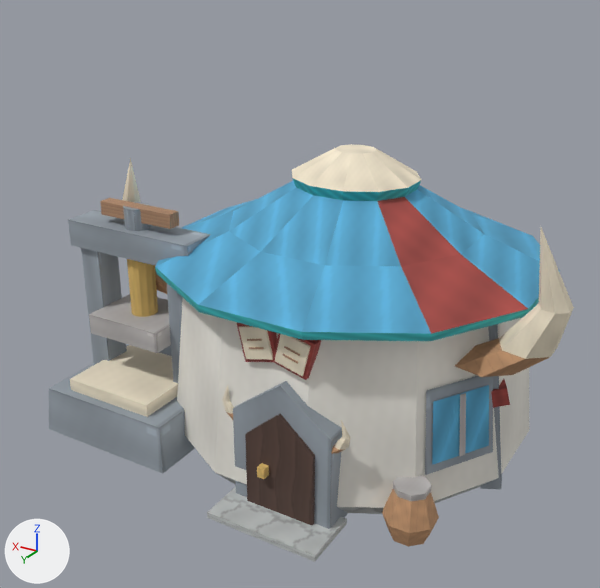
An edit to the glTF model Assets/GodSim/Art/Models/Buildings/Orc/LearningHealth/bld_orc_printworks_future_v0.glb, drawn before and after from the same camera.
Before and after are seen from a camera (50 mm lens) standing at (-1.35, 2.14, 1.56) and looking at (-0.09, 0.03, 0.51). Arrows for +X, +Y and +Z are at lower left; the lights stay in place. The older version comes first. Vertices at exactly the same position are counted once.

The scene before the commit, as lines of its bpy script (objects in view):
```python
me_lod0 = bpy.data.meshes.new('LOD0')
me_lod0.from_pydata(...)  # 500 vertices, 724 faces; spans x -0.96..0.65, y -0.7..0.58, z 0.0..0.96
me_lod0.materials.append(mat_godsim_buildings)
ob_lod0 = bpy.data.objects.new('LOD0', me_lod0)
ob_lod0.location = (0.0, 0.0, 0.0)
```
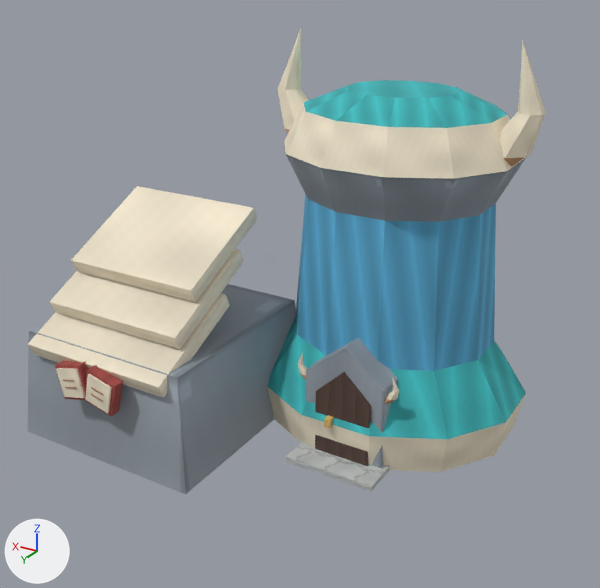
What differs and where, as boxes [x1, y1, x2, y2] in the pictures (600 x 588 px; the box of a moved part takes in the faces that stretch with it):
'LOD0', reshaped (11% taller)
    before: [49, 144, 574, 562]
    after: [28, 29, 546, 494]
part 1 of me_lod0, moved or reshaped
    before: [331, 420, 351, 454]
    after: [500, 40, 546, 167]
part 2 of me_lod0, moved or reshaped
    before: [455, 228, 574, 377]
    after: [384, 377, 399, 404]
part 3 of me_lod0, moved or reshaped
    before: [207, 487, 347, 562]
    after: [286, 441, 390, 491]
part 4 of me_lod0, moved or reshaped
    before: [245, 414, 315, 525]
    after: [306, 338, 398, 468]
part 5 of me_lod0, moved or reshaped
    before: [233, 381, 348, 529]
    after: [315, 372, 371, 466]
part 6 of me_lod0, moved or reshaped
    before: [257, 463, 269, 479]
    after: [324, 415, 334, 429]
part 7 of me_lod0, moved or reshaped
    before: [222, 385, 234, 420]
    after: [298, 353, 307, 380]
part 8 of me_lod0, added
    after: [278, 29, 308, 133]
part 9 of me_lod0, moved or reshaped
    before: [89, 294, 171, 353]
    after: [65, 387, 77, 389]
part 10 of me_lod0, moved or reshaped
    before: [70, 345, 178, 417]
    after: [63, 379, 74, 381]
part 11 of me_lod0, rebuilt (36% narrower)
    before: [155, 144, 560, 514]
    after: [267, 80, 526, 472]
part 12 of me_lod0, deleted
    before: [49, 158, 510, 547]
part 13 of me_lod0, added
    after: [28, 186, 296, 494]

What changed in the scene script:
```text
Change me_lod0:
    used by ob_lod0; location = (0.0, 0.0, 0.0)
    remove me_lod0.from_pydata(...)  # 500 vertices, 724 faces; spans x -0.96..0.65, y -0.7..0.58, z 0.0..0.96
    add me_lod0.from_pydata(...)  # 304 vertices, 456 faces; spans x -0.74..0.7, y -0.66..0.57, z 0.0..1.29
    me_lod0 part 1: the loose piece of 22 vertices spanning x -0.49..-0.41, y 0.41..0.46, z 0.27..0.38 is multiplied about its middle by the matrix ((3.489, -0.068, -0.001), (0.067, 3.471, -0.353), (0.008, 0.353, 3.472)), then moved by (-0.13, -0.71, 0.77)
    me_lod0 part 2: the loose piece of 22 vertices spanning x -0.96..-0.64, y 0.01..0.2, z 0.47..0.91 is scaled about its middle by (0.217, 0.21, 0.217), then moved by (0.35, -0.01, -0.39)
    me_lod0 part 3: the loose piece of 8 vertices spanning x -0.47..-0.1, y 0.4..0.58, z 0.0..0.02 is scaled about its middle by (0.853, 0.853, 0.932), then moved by (-0.02, -0.34, 0.0)
    me_lod0 part 4: the loose piece of 10 vertices spanning x -0.4..-0.17, y 0.46..0.48, z 0.0..0.35 is scaled about its middle by (1.24, 6.35, 1.16), then moved by (-0.02, -0.41, 0.03)
    me_lod0 part 5: the loose piece of 10 vertices spanning x -0.45..-0.12, y 0.32..0.46, z 0.0..0.44 is scaled about its middle by (0.589, 0.134, 0.745), then moved by (-0.02, -0.26, -0.06)
    me_lod0 part 6: the loose piece of 8 vertices spanning x -0.25..-0.23, y 0.48..0.5, z 0.14..0.17 is moved by (-0.03, -0.34, -0.01)
    me_lod0 part 7: the loose piece of 22 vertices spanning x -0.16..-0.08, y 0.41..0.46, z 0.27..0.38 is scaled about its middle by 0.853, then moved by (-0.04, -0.34, -0.03)
    me_lod0 part 8: the loose piece of 22 vertices spanning x -0.16..-0.08, y 0.41..0.46, z 0.27..0.38 is copied, and the copy is multiplied about its middle by the matrix ((3.489, 0.068, 0.001), (-0.067, 3.471, -0.353), (-0.008, 0.353, 3.472)), then moved by (0.14, -0.71, 0.77); it spans x -0.12..0.16, y -0.33..-0.16, z 0.9..1.29
    me_lod0 part 9: the loose piece of 8 vertices spanning x 0.26..0.54, y 0.11..0.34, z 0.34..0.41 is scaled about its middle by (0.167, 0.013, 0.0582), then moved by (0.02, 0.34, -0.1)
    me_lod0 part 10: the loose piece of 8 vertices spanning x 0.23..0.57, y 0.13..0.44, z 0.16..0.2 is scaled about its middle by (0.143, 0.00975, 0.097), then moved by (0.02, 0.28, 0.12)
    me_lod0 part 11: the loose piece of 108 vertices spanning x -0.83..0.41, y -0.7..0.5, z 0.0..0.96 is rebuilt with 84 vertices and now spans x -0.74..0.17, y -0.66..0.15, z 0.0..1.13
    me_lod0 part 12: 30 loose pieces with 274 vertices, spanning x -0.81..0.65, y -0.49..0.48, z 0.0..0.91, are deleted
    me_lod0 part 13: 80 vertices added at x 0.02..0.7, y -0.2..0.57, z 0.0..0.75
```
